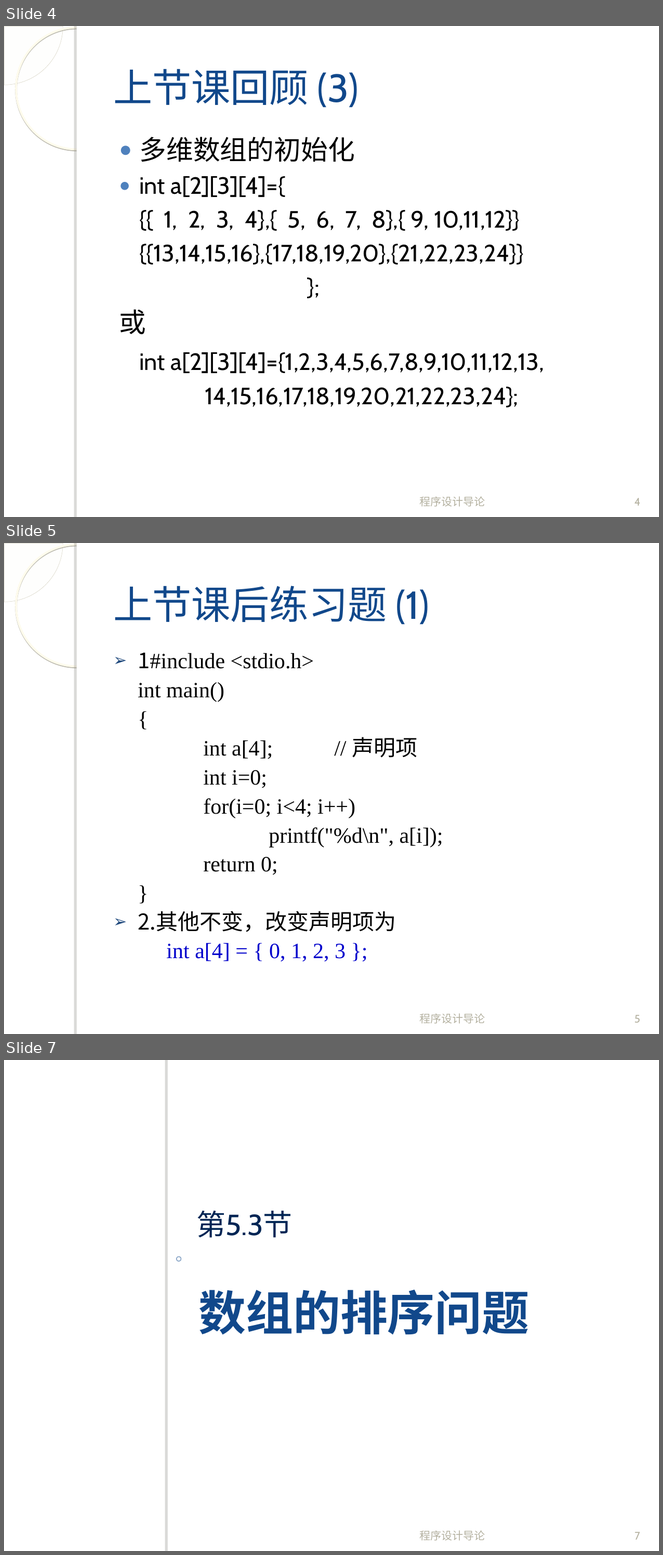
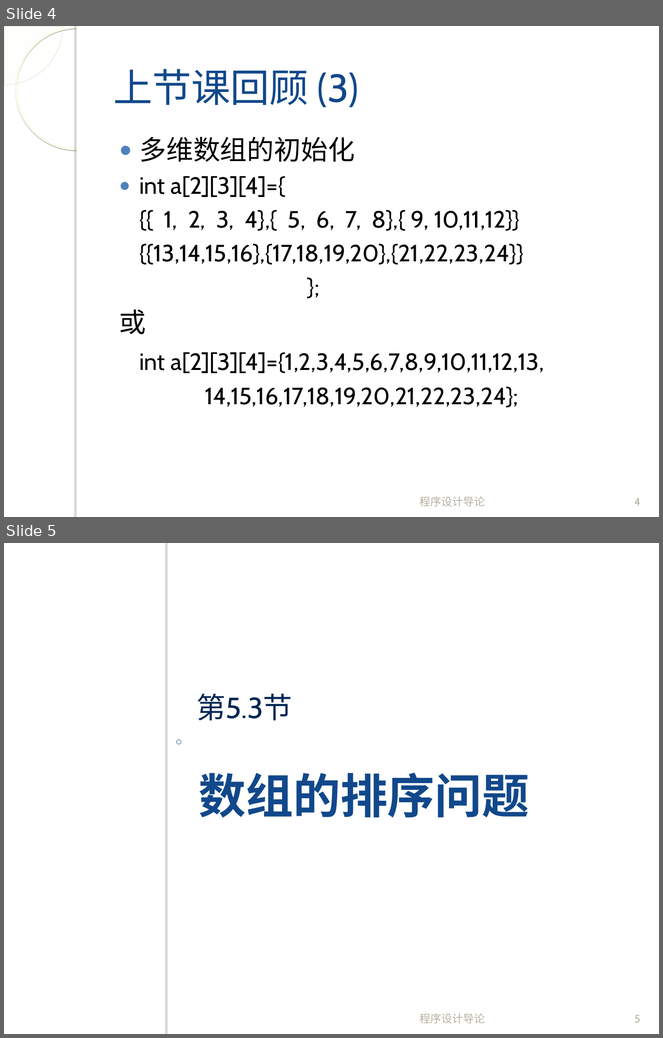
Before and after one commit to fanju1984/introduction-to-programming, a slide deck: introduction-to-programming/slides/2017/05-Array-2.ppt. Shown one above the other, each under a label of ours: slides 4, 5 and 7 before the commit, slides 4 and 5 after it; the slides between them are not shown. The pictures are 663x1555 and 663x1038 pixels, drawn with LibreOffice and Linux fonts; fonts in the diff are those of the drawing; background and template pictures are left out. Boxes give left, top, right and bottom in pixels: in the first picture for what was removed or moved away, otherwise in the second. Text is boxed around its words. In the diff, an @@ line names an element or a change of style, - is before the commit and + after.

```diff
--- a/introduction-to-programming/slides/2017/05-Array-2.ppt
+++ b/introduction-to-programming/slides/2017/05-Array-2.ppt
@@ slide 5 removed at (4,543,659,1034), background picture (left out); not listed: 4 template elements that a slide beside it also shows @@
@@ title removed at (113,586,429,625) @@
-上节课后练习题 (1)
@@ text removed at (138,653,443,962) @@
-➢ 1#include <stdio.h>
-int main()
-{
-int a[4]; // 声明项
-int i=0;
-for(i=0; i<4; i++)
-printf("%d\n", a[i]);
-return 0;
-}
-➢ 2.其他不变，改变声明项为
-  int a[4] = { 0, 1, 2, 3 };
@@ text removed at (420,1014,486,1024) @@
-程序设计导论
@@ page number removed at (635,1015,640,1023) @@
-5
@@ what was slide 7 is now slide 5 @@
@@ page number at (635,1015,640,1023): text changed @@
-7
+5
```
Also in this commit, not shown: 1 other slide removed.
